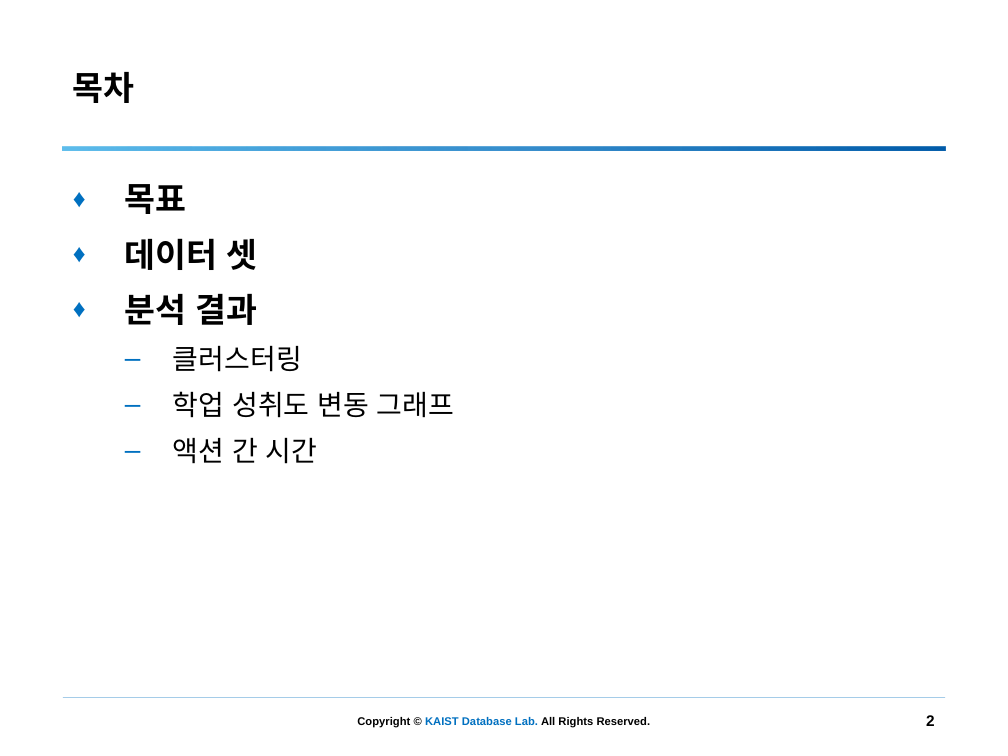
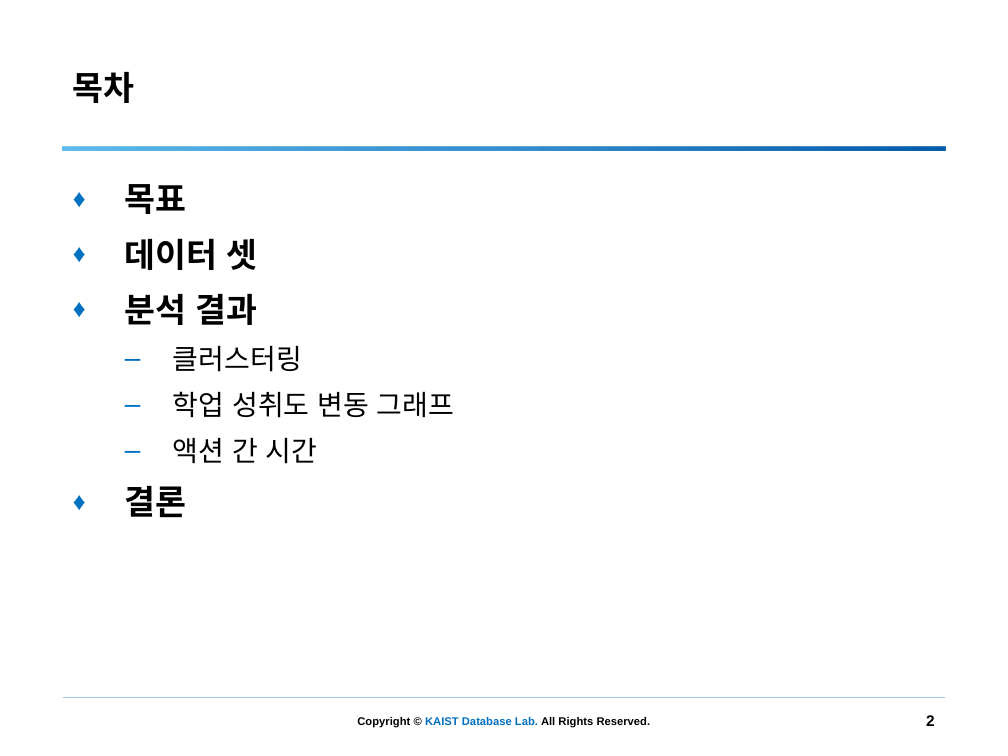
Before and after one commit to simdj/entry_log_analysis, a slide deck: slide 2 of 160704 로그분석 - 5 (2015 vs 2016).pptx. Drawn at 1008x756 pixels with LibreOffice and Linux fonts; fonts in the diff are those of the drawing; background and template pictures are left out. Boxes give left, top, right and bottom in pixels: in the first picture for what was removed or moved away, otherwise in the second. Text is boxed around its words. In the diff, an @@ line names an element or a change of style, - is before the commit and + after.

```diff
--- a/160704 로그분석 - 5 (2015 vs 2016).pptx
+++ b/160704 로그분석 - 5 (2015 vs 2016).pptx
@@ text at [125, 486, 187, 518]: paragraph added @@
+♦ 결론
```
Also in this commit, not shown: 33 other files.
